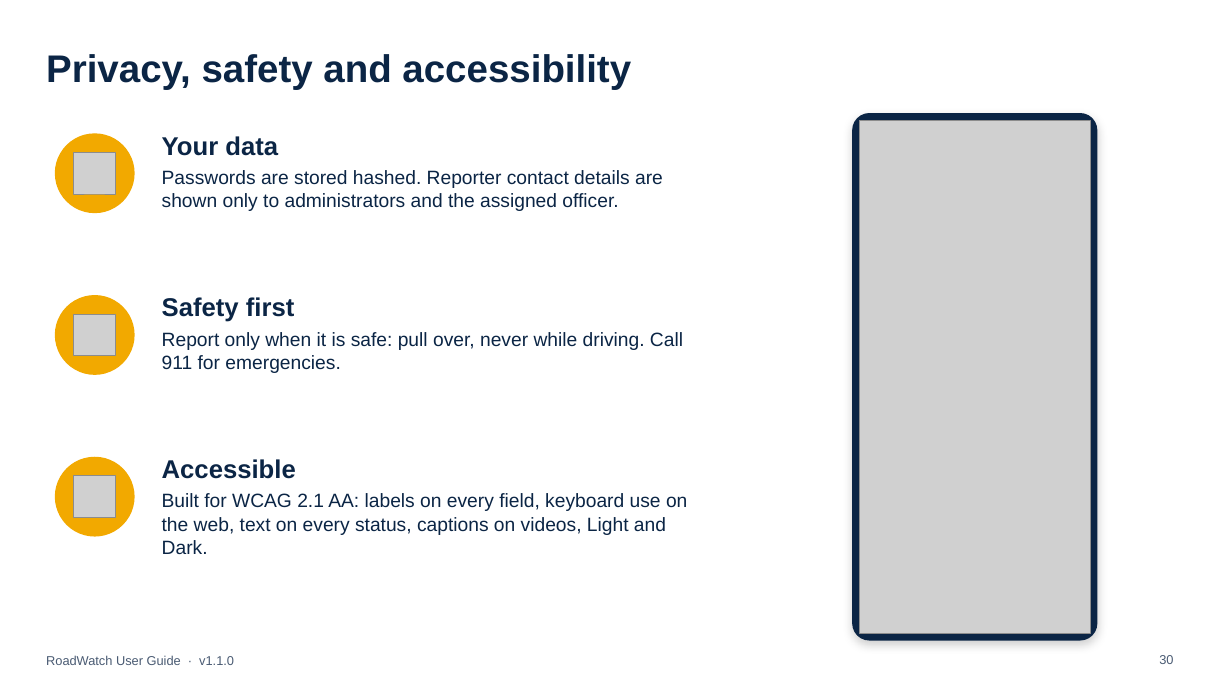
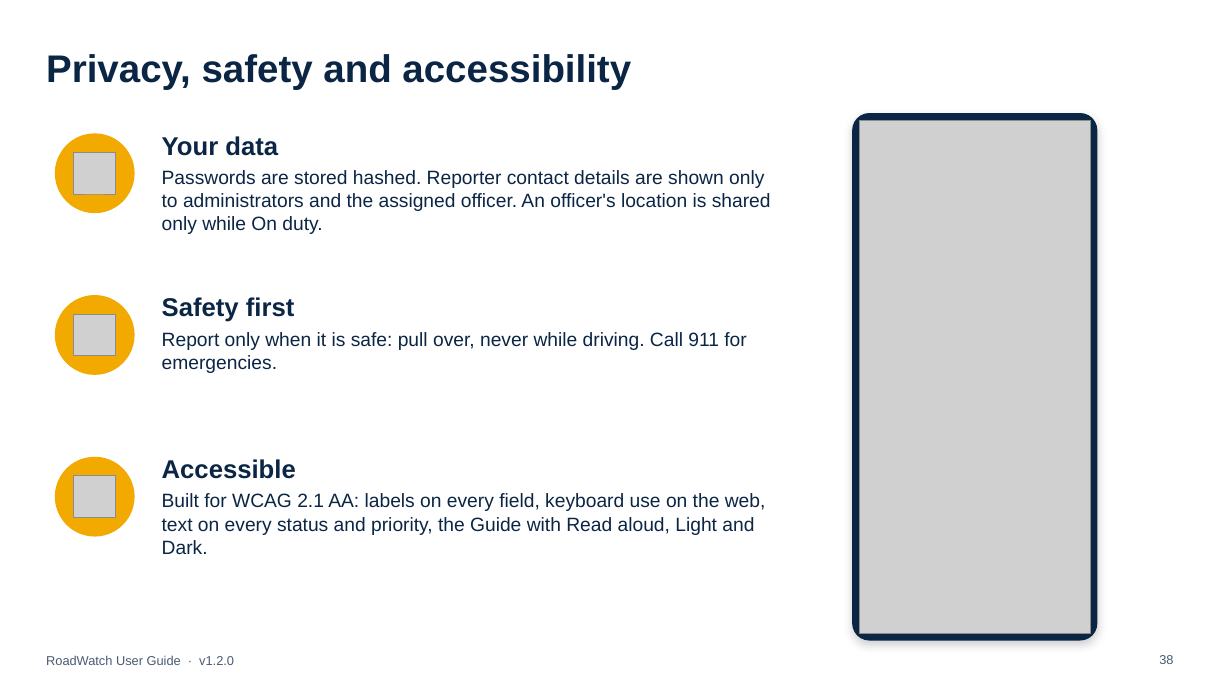
Before and after one commit to l3n8n-ocd/roadwatch, a slide deck: slide 38 of docs/user-guide/RoadWatch-User-Guide.pptx (slide 30 before the commit). Drawn at 1232x693 pixels with LibreOffice and Linux fonts; fonts in the diff are those of the drawing; grey boxes stand for pictures. Boxes give left, top, right and bottom in pixels: in the first picture for what was removed or moved away, otherwise in the second. Text is boxed around its words. In the diff, an @@ line names an element or a change of style, - is before the commit and + after.

Commit message:
docs: PowerPoint user guide v1.2.0 for every role: what is new, report priority, On duty and nearby alerts, confirm or reject on scene, Users toolbar, alert range, the Guide and Read aloud; new web and app addresses (#26)

```diff
--- a/docs/user-guide/RoadWatch-User-Guide.pptx
+++ b/docs/user-guide/RoadWatch-User-Guide.pptx
@@ text at (162,170,771,234): text changed @@
-Passwords are stored hashed. Reporter contact details are shown only to administrators and the assigned officer.
+Passwords are stored hashed. Reporter contact details are shown only to administrators and the assigned officer. An officer's location is shared only while On duty.
@@ text "Safety first" rewrapped from (162,297,683,373) to (162,297,746,373) @@
@@ text at (162,493,766,554): text changed @@
-Built for WCAG 2.1 AA: labels on every field, keyboard use on the web, text on every status, captions on videos, Light and Dark.
+Built for WCAG 2.1 AA: labels on every field, keyboard use on the web, text on every status and priority, the Guide with Read aloud, Light and Dark.
@@ text at (46,655,234,665): text changed @@
-RoadWatch User Guide · v1.1.0
+RoadWatch User Guide · v1.2.0
@@ page number at (1159,655,1173,664): text changed @@
-30
+38
```
Also in this commit, not shown: 29 other slides changed, 9 slides added, 1 slide removed, 1 other file.
